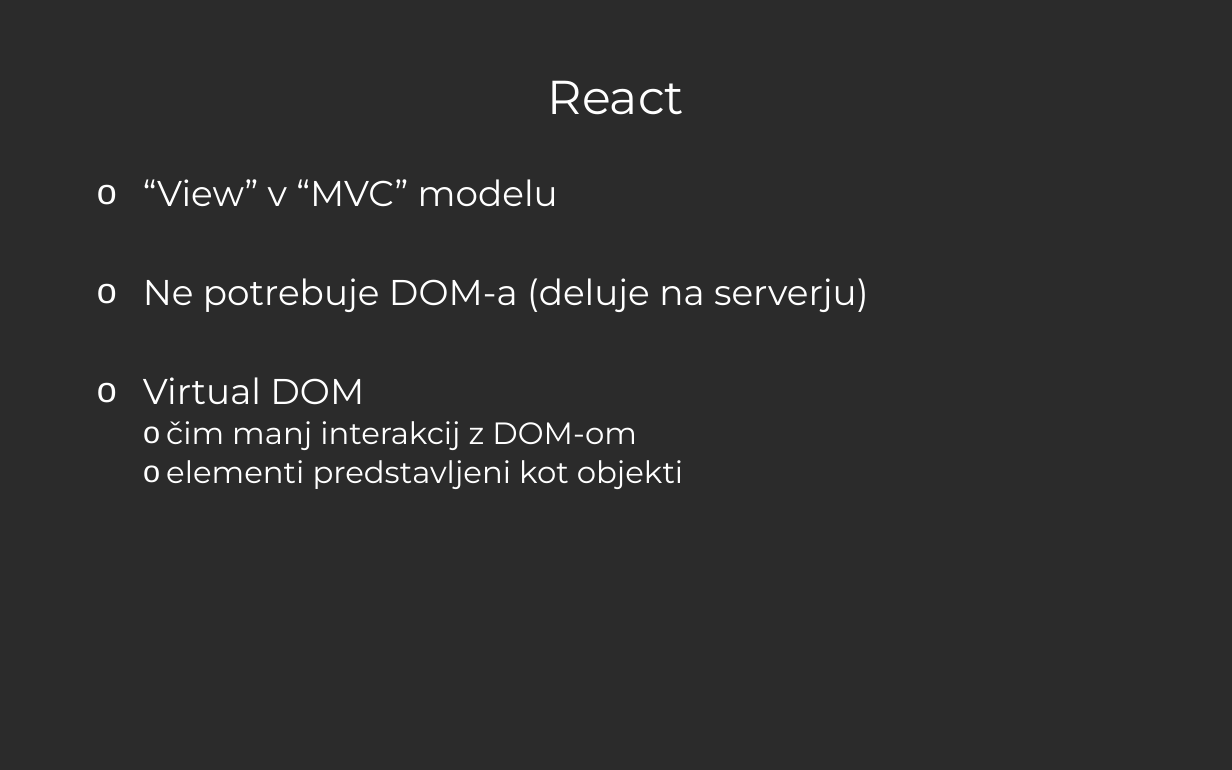
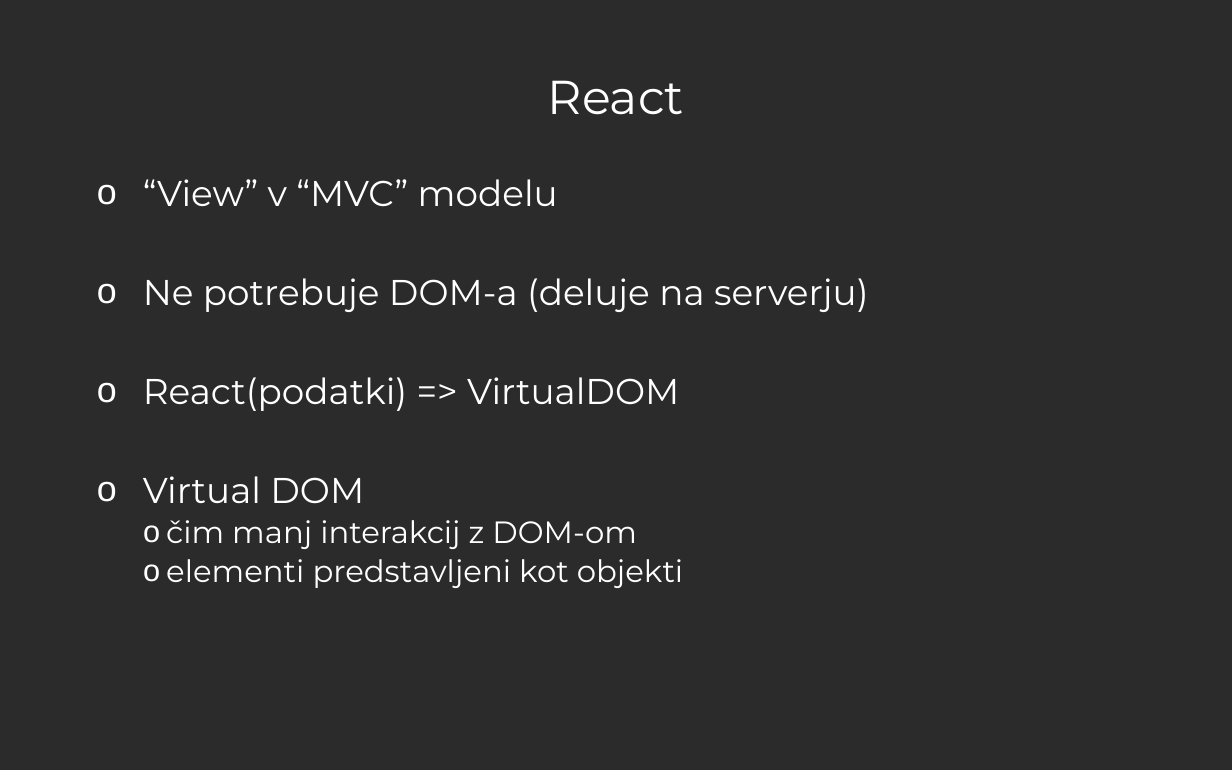
Before and after one commit to urbancvek/react-workshop, a slide deck: slide 10 of Let's React - Workshop.pptx (slide 9 before the commit). Drawn at 1232x770 pixels with LibreOffice and Linux fonts; fonts in the diff are those of the drawing; background and template pictures are left out; a plain dark background stands for a picture behind light text. Boxes give left, top, right and bottom in pixels: in the first picture for what was removed or moved away, otherwise in the second. Text is boxed around its words. In the diff, an @@ line names an element or a change of style, - is before the commit and + after.

```diff
--- a/Let's React - Workshop.pptx
+++ b/Let's React - Workshop.pptx
@@ text at (x1=143, y1=377, x2=679, y2=411): paragraph added @@
+o React(podatki) => VirtualDOM
```
Also in this commit, not shown: 2 other slides changed, 1 slide added, 1 slide removed.
